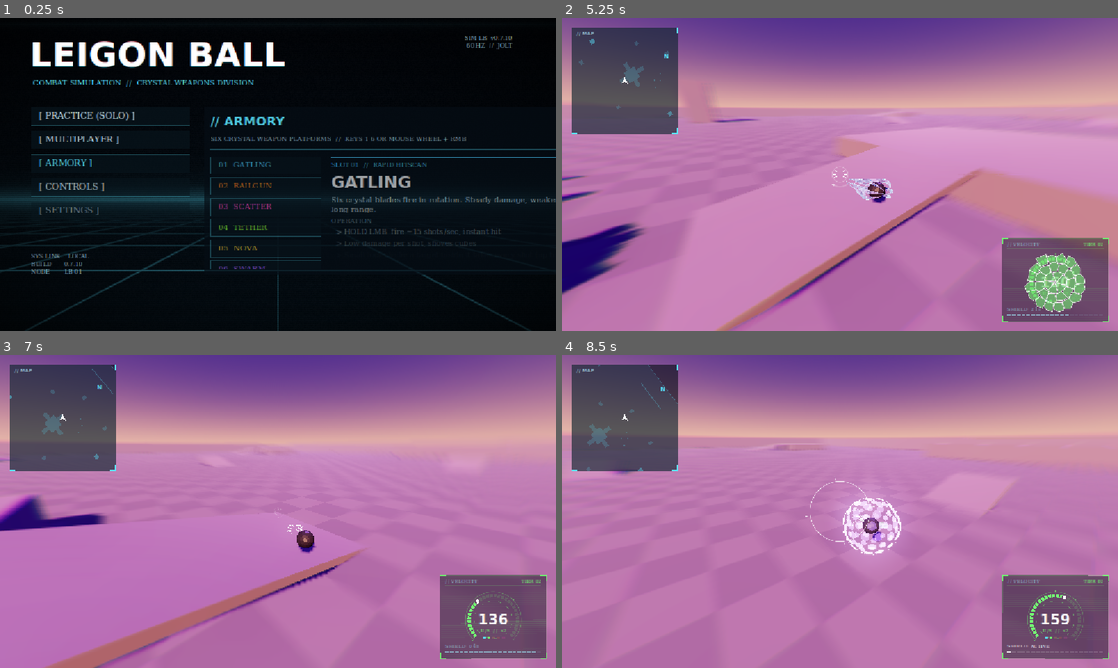
Above: before the commit, frames 1-4 (two rows, left to right).
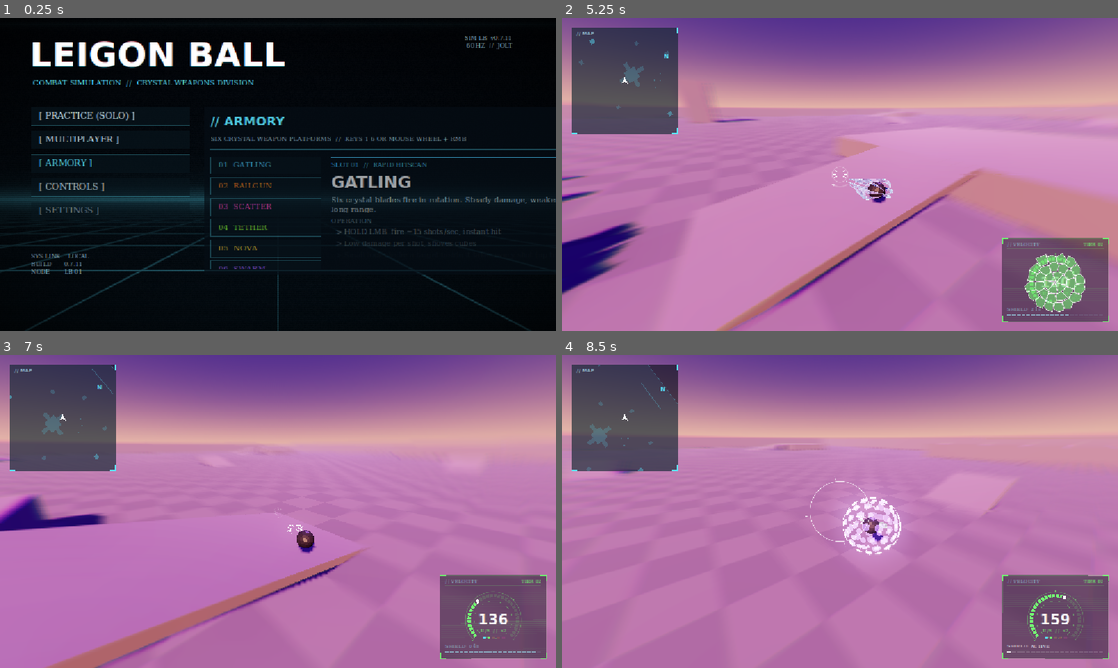
Above: after the commit, the same moments.

Repository: JumpYbutSchooled/Legion-Ball-
Game: Godot game, scene res://scenes/boot.tscn
Two runs of this game, one before a commit and one after it. Both use one fixed random seed, a clock stepped at 60 frames per second and the inputs below.
Inputs (mouse positions are in pixels of both pictures, inside the frame that each line leads up to):
- Up to frame 1 (0.25 s): no input
- Up to frame 2 (5.25 s): click "[ PRACTICE (SOLO) ]" at 0.5 s; move the mouse to (962, 158) at 1.27 s; press the mouse at (962, 158) at 1.28 s; hold D (move_right) 1.28-2.03 s; tap Q (block) at 1.35, 2.3, 2.85, 3.8 s; tap Space (jump) at 1.52, 2.27, 3.77, 4.52 s; move the mouse to (812, 174) at 2.02 s; release the mouse at (812, 174) at 2.03 s; hold W (move_forward) from 2.03 s (still down); click (812, 174) at 2.1 s; move the mouse to (851, 168) at 2.77 s; press the mouse at (851, 168) at 2.78 s; move the mouse to (834, 180) at 3.52 s; release the mouse at (834, 180) at 3.53 s; tap E (camera_right) at 3.6 s; click (834, 180) at 3.67 s; move the mouse to (878, 177) at 4.27 s; press the mouse at (878, 177) at 4.28 s; tap F (dash) at 4.35 s; move the mouse to (795, 171) at 5.02 s; release the mouse at (795, 171) at 5.03 s; click (795, 171) at 5.1 s
- Up to frame 3 (7 s): tap Space (jump) at 5.27, 6.77 s; tap Q (block) at 5.3, 6.8 s; move the mouse to (283, 511) at 5.77 s; hold Tab (scoreboard) 5.78-6.53 s; click (283, 511) at 6.05 s; move the mouse to (255, 505) at 6.52 s; release W (move_forward) at 6.53 s; hold D (move_right) from 6.53 s (still down); tap ` (toggle_weapon) at 6.6 s
- Up to frame 4 (8.5 s): move the mouse to (867, 511) at 7.27 s; release D (move_right) at 7.28 s; press the mouse at (867, 511) at 7.28 s; hold W (move_forward) from 7.28 s (still down); tap 1 (weapon_1) at 7.35 s; tap Space (jump) at 7.52, 8.27 s; move the mouse to (812, 511) at 8.02 s; release the mouse at (812, 511) at 8.03 s; tap 2 (weapon_2) at 8.1 s; click (812, 511) at 8.17 s; tap Q (block) at 8.3 s

The runs differ from the first frame. In frame 1, less than 0.1% of the frame differs, in the area x 14-93%, y 5-80%; in frame 2, 0.1%; in frame 3, less than 0.1%; in frame 4, 0.9%, in the area x 4-92%, y 7-91%.

Commit message:
Release v0.7.11

Diff:
--- a/scripts/weapon.gd
+++ b/scripts/weapon.gd
@@ -36,7 +36,8 @@
 @export var camera: Camera3D
 ## Gets add_shake() calls.
 @export var camera_rig: Node
-@export var max_range := 400.0
+## Long enough to reach across the whole online map.
+@export var max_range := 2000.0
 
 ## Where the crosshair ray lands (or max_range along it on a miss).
 var aim_point := Vector3.ZERO
@@ -207,8 +208,10 @@
 
 ## Living lock targets whose aim point is on screen within `radius_px` of the center and
 ## no further than `max_distance` metres, closest to the center of the circle first.
+## With `need_sight`, targets with the map in the way are skipped (so long-range locks
+## can't find people hiding behind walls).
 ## Each entry: {"target", "point", "screen", "distance", "off_center"}.
-func targets_on_screen(radius_px: float, max_distance := INF) -> Array:
+func targets_on_screen(radius_px: float, max_distance := INF, need_sight := false) -> Array:
 	var found := []
 	if not camera:
 		return found
@@ -224,6 +227,10 @@
 		var off := screen.distance_to(center)
 		if off > radius_px:
 			continue
+		if need_sight:
+			var block := raycast(ball_pos, p)
+			if not block.is_empty() and block["collider"] != target:
+				continue
 		found.append({"target": target, "point": p, "screen": screen, "distance": p.distance_to(ball_pos), "off_center": off})
 	found.sort_custom(func(a: Dictionary, b: Dictionary) -> bool: return a["off_center"] < b["off_center"])
 	return found
--- a/scripts/weapons/gatling.gd
+++ b/scripts/weapons/gatling.gd
@@ -28,7 +28,8 @@
 ## Small lock-on circle (pixels): a target inside it gets every shot, like the railgun.
 @export var lock_radius_px := 16.0
 ## Targets further than this can't be locked (you can still hit them by aiming).
-@export var lock_range := 70.0
+## Unlimited: anyone you can see, however far.
+@export var lock_range := INF
 ## Shots per magazine (about 1.8s of fire), and seconds to reload.
 @export var magazine := 30
 @export var reload_time := 1.6
@@ -70,7 +71,7 @@
 	_cooldown = maxf(_cooldown - delta, 0.0)
 	lock_target = null
 	if is_ready():
-		var found: Array = manager.targets_on_screen(lock_radius_px, lock_range)
+		var found: Array = manager.targets_on_screen(lock_radius_px, lock_range, true)
 		if not found.is_empty():
 			lock_target = found[0]["target"]
 			lock_screen_pos = found[0]["screen"]
--- a/scripts/weapons/railgun.gd
+++ b/scripts/weapons/railgun.gd
@@ -29,8 +29,10 @@
 @export var explosion_force := 30.0
 ## Crosshair circle radius in pixels; targets inside it can be locked.
 @export var lock_radius_px := 70.0
-## Targets further than this can't be locked.
-@export var lock_range := 150.0
+## Targets further than this can't be locked. Unlimited: anyone you can see.
+@export var lock_range := INF
+## How far the bolt flies before fizzling (across the whole online map).
+@export var bolt_range := 2000.0
 
 @export_group("Charge")
 ## How far the tip facets spread at full charge.
@@ -222,7 +224,7 @@
 	lock_target = null
 	if not is_ready() or rail_state == Rail.RELOADING or not manager.camera:
 		return
-	var found: Array = manager.targets_on_screen(lock_radius_px, lock_range)
+	var found: Array = manager.targets_on_screen(lock_radius_px, lock_range, true)
 	if not found.is_empty():
 		lock_target = found[0]["target"]
 		lock_screen_pos = found[0]["screen"]
@@ -248,6 +250,7 @@
 		"dir": shot_dir,
 		"color": color,
 		"target_path": String(lock_target.get_path()) if lock_target else "",
+		"max_range": bolt_range,
 		"damage": damage,
 		"hit_impulse": hit_impulse,
 		"explosion_radius": explosion_radius,
--- a/scripts/weapons/scatter.gd
+++ b/scripts/weapons/scatter.gd
@@ -1,6 +1,7 @@
 extends "res://scripts/weapons/blade_weapon.gd"
 ## Slot 3: Scatter, a crystal shotgun that runs on heat. Four short blades splayed low.
 ## Each shot throws a cone of hitscan pellets (strongest up close, fading with range),
+## centred on any target you can see inside the crosshair circle (aim assist),
 ## and kicks the ball the opposite way to where you look, including up and down:
 ## look at the floor and fire to shotgun-jump.
 ## Heat: every shot adds heat; it bleeds off shortly after you stop firing. As it heats,
@@ -13,6 +14,9 @@
 @export var pellets := 10
 ## Cone half-angle, in degrees.
 @export var spread_deg := 3.5
+## Aim assist: if a target you can see is within this many degrees of the crosshair, the
+## whole cone is centred on it. Shown as the crosshair circle.
+@export var assist_deg := 9.0
 ## Slow, pump-action pace: every shot can kill up close.
 @export var fire_interval := 0.7
 @export var max_range := 120.0
@@ -38,9 +42,9 @@
 @export var pellet_damage := 2.6
 ## Pellets do full damage up to falloff_start, falling to falloff_min by falloff_end
 ## (and staying there out to max_range).
-@export var falloff_start := 8.0
-@export var falloff_end := 45.0
-@export var falloff_min := 0.15
+@export var falloff_start := 15.0
+@export var falloff_end := 70.0
+@export var falloff_min := 0.25
 @export var pellet_impulse := 6.0
 ## Ball velocity change per shot, opposite the way the camera is looking.
 @export var self_knockback := 8.0
@@ -121,7 +125,7 @@
 func get_crosshair() -> Dictionary:
 	return {
 		"kind": "scatter",
-		"radius": manager.angle_to_pixels(spread_deg),
+		"radius": manager.angle_to_pixels(assist_deg),
 		"bloom": _bloom,
 		"ready": not overheated and _cooldown == 0.0,
 		"heat": heat,
@@ -148,6 +152,10 @@
 	_since_shot = 0.0
 	heat = minf(heat + heat_per_shot, 1.0)
 	var aim: Vector3 = manager.aim_point
+	# Aim assist: centre the cone on the visible target nearest the crosshair.
+	var assisted: Array = manager.targets_on_screen(manager.angle_to_pixels(assist_deg), max_range, true)
+	if not assisted.is_empty():
+		aim = assisted[0]["point"]
 	var center: Vector3 = manager.ball.global_position
 	var aim_dir := (aim - center).normalized()
 	# Two axes across the aim direction, for spreading the pellets.
Not shown, changed: version.txt
